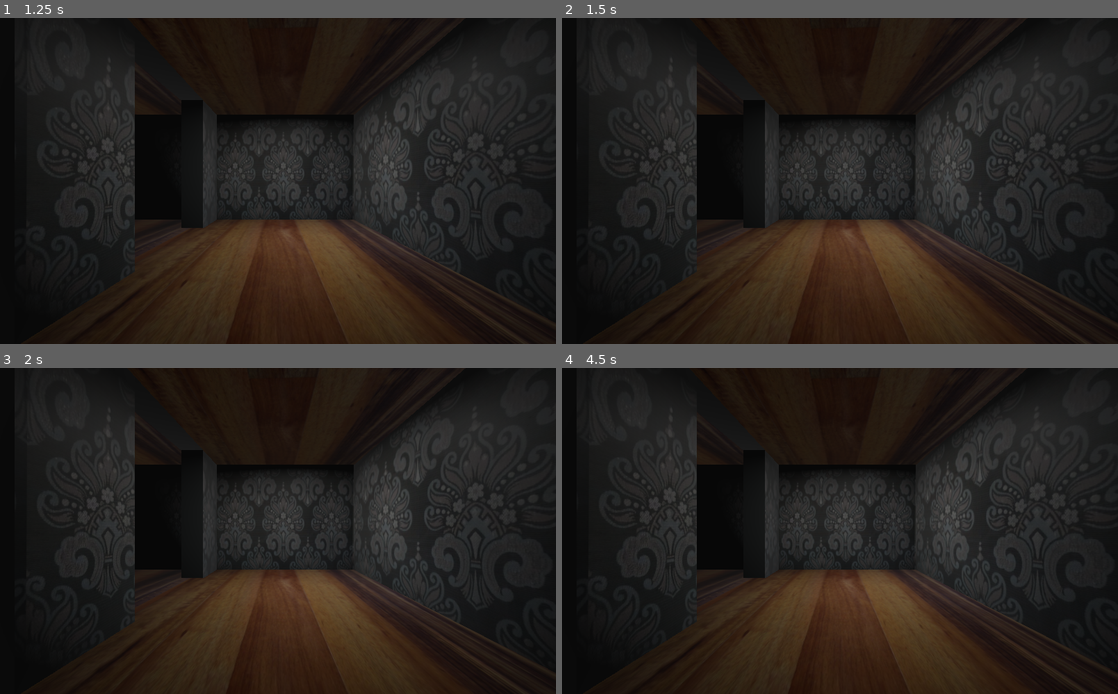
Above: before the commit, frames 1-4 (two rows, left to right).
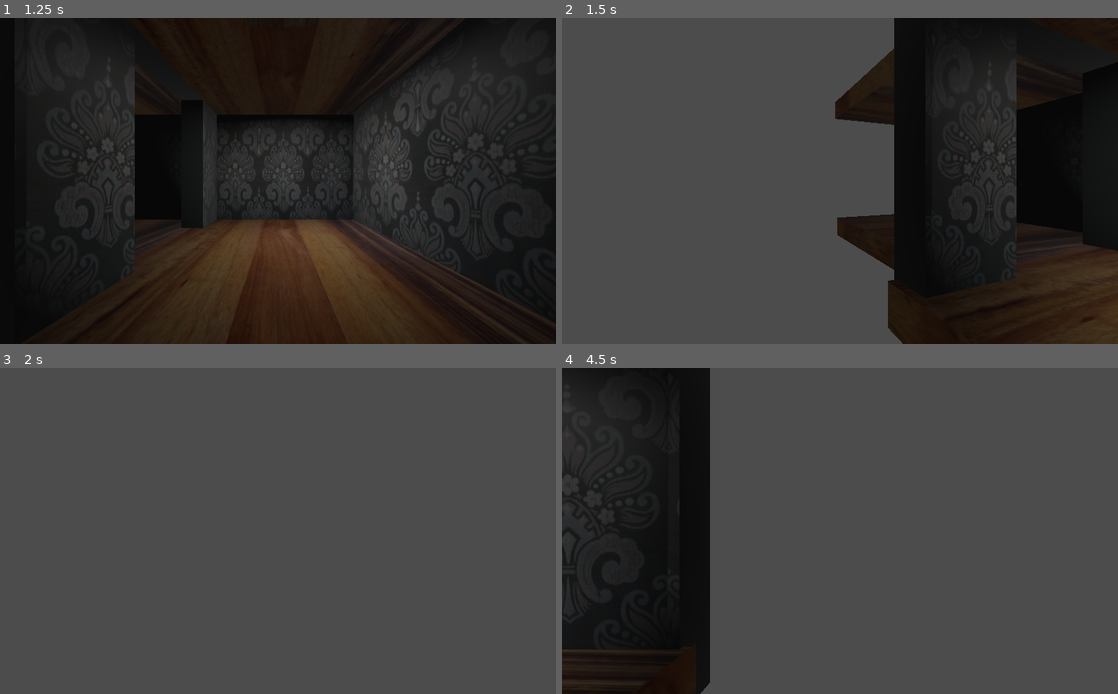
Above: after the commit, the same moments.

Repository: MineXDtm/utugik
Game: Godot game, scene res://Control.tscn
Two runs of this game, one before a commit and one after it. Both use one fixed random seed, a clock stepped at 60 frames per second and the inputs below.
Inputs:
- Up to frame 1 (1.25 s): click "ИГРАТЬ?" at 0.5 s
- Up to frame 2 (1.5 s): tap Enter at 1.25 s; hold 0 from 1.28 s (still down)
- Up to frame 3 (2 s): keep holding 0
- Up to frame 4 (4.5 s): tap Space at 2, 4.25 s; release 0 at 2.03 s; tap 0 at 2.1, 3.6 s; tap Enter at 2.75 s; hold 0 2.78-3.53 s; hold 0 from 4.28 s (still down)

Frame 1 is identical in both runs. In frame 2, 72% of the frame differs, in the area x 0-100%, y 0-100%; in frame 3, 96%; in frame 4, 76%.
Error before the commit: Parse Error: Expected an indented block after "if". (res://camera.gd:12)

Commit message:
cameracontrol

Diff:
--- a/camera.gd
+++ b/camera.gd
@@ -1,11 +1,5 @@
 extends Camera
 
-
-# Declare member variables here. Examples:
-# var a = 2
-# var b = "text"
-
-
-# Called when the node enters the scene tree for the first time.
-func _ready():
-	if Input.is_action_pressed(cam_right):
+func _process(delta):
+	if Input.is_key_pressed(KEY_0):
+		rotation.y += 0.1
Not shown, added: main.tscn.tmp
